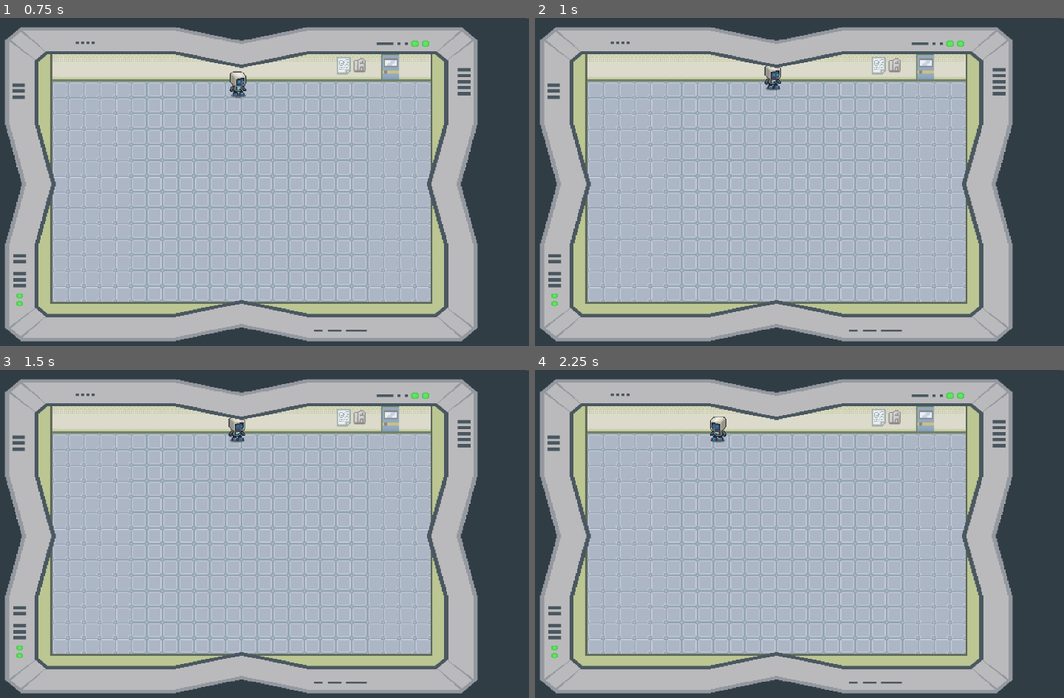
Above: before the commit, frames 1-4 (two rows, left to right).
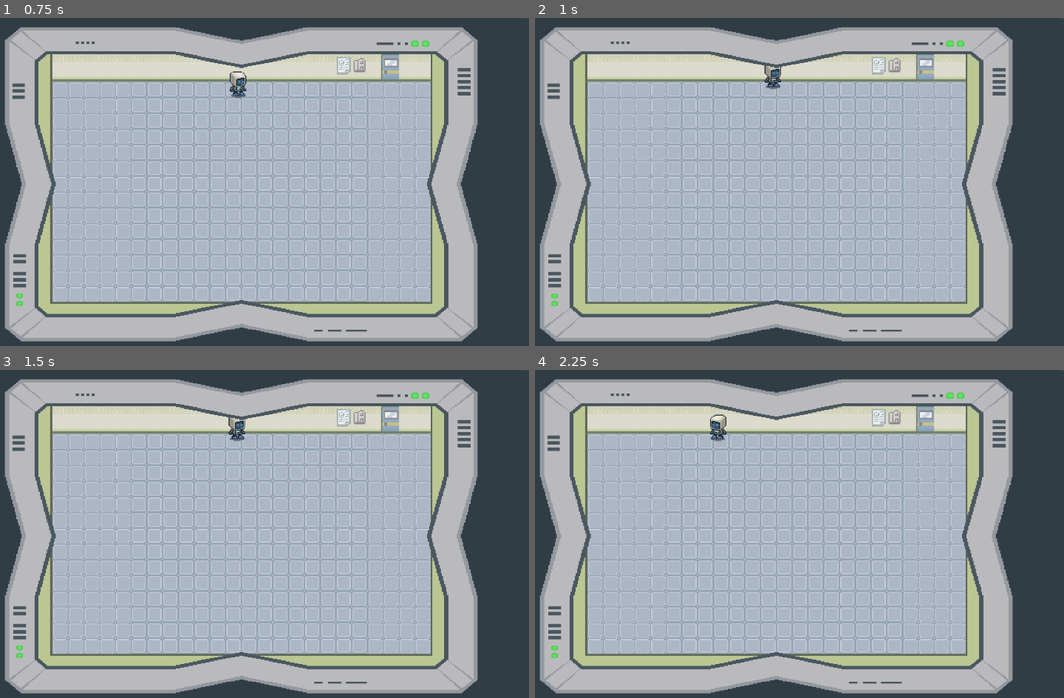
Above: after the commit, the same moments.

Repository: MaulIshak/gamedev-tv
Game: Godot game, scene res://scenes/gameplay.tscn
The game is run twice, just before and just after one commit, with the same random seed, the same clock (stepped at 60 frames per second) and the same inputs.
Inputs:
- Up to frame 1 (0.75 s): tap Enter at 0.5 s; hold W (move_up) from 0.53 s (still down); tap Shift (dash) at 0.6 s
- Up to frame 2 (1 s): keep holding W (move_up)
- Up to frame 3 (1.5 s): keep holding W (move_up); tap Space at 1.25 s; tap Shift (dash) at 1.35 s
- Up to frame 4 (2.25 s): tap Enter at 2 s; release W (move_up) at 2.03 s; hold A (move_left) from 2.03 s (still down); tap Shift (dash) at 2.1 s

Frame 1 is identical in both runs. In frame 2, 0.1% of the frame differs, in the area x 43-47%, y 14-23%; in frame 3, 0.1%; in frame 4, 0.2%, in the area x 33-37%, y 13-23%.

Commit message:
add dash and hit effect and change enemy layer

Diff:
--- a/scenes/enemy.tscn
+++ b/scenes/enemy.tscn
@@ -16,8 +16,8 @@
 radius = 13.0
 
 [node name="Enemy" type="CharacterBody2D" unique_id=1677773022]
-collision_layer = 4
-collision_mask = 2
+collision_layer = 0
+collision_mask = 8
 script = ExtResource("1_7p1mj")
 movement_speed = 4000.0
 
@@ -36,6 +36,8 @@
 autostart = true
 
 [node name="Hitbox" type="Area2D" parent="." unique_id=691336757]
+collision_layer = 4
+collision_mask = 2
 
 [node name="CollisionShape2D" type="CollisionShape2D" parent="Hitbox" unique_id=674636700]
 shape = SubResource("CircleShape2D_7p1mj")
--- a/scenes/player.tscn
+++ b/scenes/player.tscn
@@ -24,6 +24,7 @@
 [node name="Player" type="CharacterBody2D" unique_id=2047568749]
 y_sort_enabled = true
 collision_layer = 2
+collision_mask = 5
 script = ExtResource("1_3vyb7")
 walk_speed = 100.0
 dash_speed = 400.0
@@ -42,7 +43,7 @@
 metadata/_edit_lock_ = true
 
 [node name="CollisionShape2D" type="CollisionShape2D" parent="." unique_id=1439401240]
-position = Vector2(1, -9)
+position = Vector2(0, -7)
 shape = SubResource("CircleShape2D_g2els")
 
 [node name="StateMachine" type="Node" parent="." unique_id=1601719910]
--- a/scripts/enemy/enemy.gd
+++ b/scripts/enemy/enemy.gd
@@ -111,6 +111,7 @@
 
 func _on_hitbox_body_entered(body: Node2D) -> void:
     if body is Player:
+        print("Player entered hitbox")
         player_in_range = body
         _deal_damage()
         attack_timer.start()
--- a/scripts/player/player.gd
+++ b/scripts/player/player.gd
@@ -10,6 +10,13 @@
 @export var dash_speed: float = 500.0
 @export var dash_duration: float = 0.07
 @export var dash_cooldown: float = 0.20
+@export var dash_trail_interval: float = 0.02
+@export var dash_trail_lifetime: float = 0.12
+
+@export_group("Visual Effects")
+@export var damage_flash_duration: float = 0.10
+@export var immune_blink_interval: float = 0.08
+@export var trail_modulate: Color = Color(1.0, 1.0, 1.0, 0.45)
 
 var input_direction: Vector2 = Vector2.ZERO
 var last_move_direction: Vector2 = Vector2.DOWN
@@ -17,11 +24,13 @@
 var is_dashing: bool = false
 var _dash_time_left: float = 0.0
 var _dash_cooldown_left: float = 0.0
+var _dash_trail_time_left: float = 0.0
 
 var is_input_disabled: bool = false
 
 var immune_duration: float = 0.5
 var _immune_time_left: float = 0.0
+var _immune_blink_time_left: float = 0.0
 var is_immune: bool = false
 @export_group("Player Stats")
 var health: int = 5
@@ -31,15 +40,23 @@
 const WALK = "WalkState"
 
 @onready var sprite: AnimatedSprite2D = $AnimatedSprite2D
+var _damage_flash_tween: Tween
 
 func _ready() -> void:
     enable_input()
+    sprite.visible = true
+    sprite.modulate = Color.WHITE
 
 func _process(_delta: float) -> void:
     if is_immune:
         _immune_time_left -= _delta
+        _immune_blink_time_left -= _delta
+        if _immune_blink_time_left <= 0.0:
+            sprite.visible = not sprite.visible
+            _immune_blink_time_left = immune_blink_interval
         if _immune_time_left <= 0.0:
             is_immune = false
+            sprite.visible = true
 
     if input_direction.x != 0:
         sprite.flip_h = input_direction.x < 0
@@ -62,6 +79,10 @@
 
     if is_dashing:
         _dash_time_left -= _delta
+        _dash_trail_time_left -= _delta
+        if _dash_trail_time_left <= 0.0:
+            _spawn_dash_trail()
+            _dash_trail_time_left = dash_trail_interval
         velocity = dash_direction * dash_speed
         if _dash_time_left <= 0.0:
             is_dashing = false
@@ -79,6 +100,7 @@
     is_dashing = false
     _dash_time_left = 0.0
     velocity = Vector2.ZERO
+    sprite.visible = true
 
 func enable_input():
     is_input_disabled = false
@@ -96,6 +118,46 @@
     is_dashing = true
     _dash_time_left = dash_duration
     _dash_cooldown_left = dash_cooldown
+    _dash_trail_time_left = 0.0
+    _spawn_dash_trail()
+
+
+func _spawn_dash_trail() -> void:
+    if sprite.sprite_frames == null:
+        return
+
+    var frame_texture := sprite.sprite_frames.get_frame_texture(sprite.animation, sprite.frame)
+    if frame_texture == null:
+        return
+
+    var trail := Sprite2D.new()
+    trail.texture = frame_texture
+    trail.centered = sprite.centered
+    trail.offset = sprite.offset
+    trail.flip_h = sprite.flip_h
+    trail.flip_v = sprite.flip_v
+    trail.global_transform = sprite.global_transform
+    trail.modulate = trail_modulate
+    trail.z_index = sprite.z_index - 1
+
+    var scene_parent := get_tree().current_scene if get_tree().current_scene != null else get_parent()
+    if scene_parent == null:
+        return
+
+    scene_parent.add_child(trail)
+
+    var trail_tween := create_tween()
+    trail_tween.tween_property(trail, "modulate:a", 0.0, dash_trail_lifetime)
+    trail_tween.finished.connect(trail.queue_free)
+
+
+func _play_damage_flash() -> void:
+    if _damage_flash_tween != null:
+        _damage_flash_tween.kill()
+
+    sprite.modulate = Color(2.0, 2.0, 2.0, 1.0)
+    _damage_flash_tween = create_tween()
+    _damage_flash_tween.tween_property(sprite, "modulate", Color.WHITE, damage_flash_duration)
 
 
 func get_dash_cooldown_progress() -> float:
@@ -113,6 +175,9 @@
     health -= amount
     is_immune = true
     _immune_time_left = immune_duration
+    _immune_blink_time_left = immune_blink_interval
+    sprite.visible = true
+    _play_damage_flash()
 
     print("Sakit woi! Remaining health: %d" % health)
 
Not shown: 1 places in scenes/test_enemy.tscn that only renumber resources
